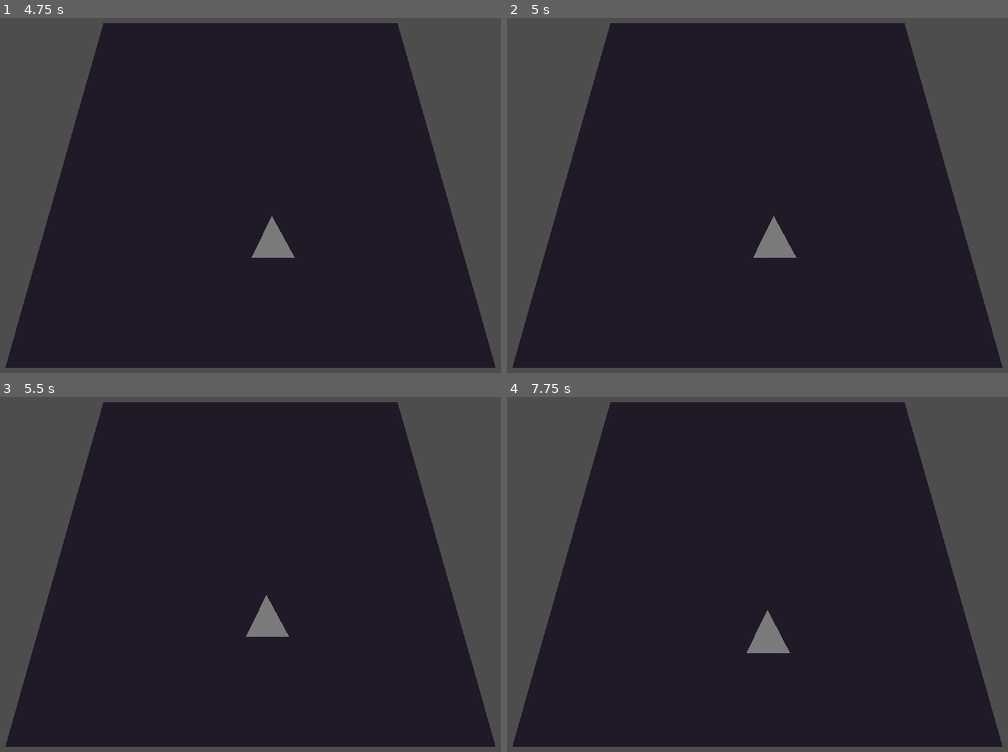
Above: before the commit, frames 1-4 (two rows, left to right).
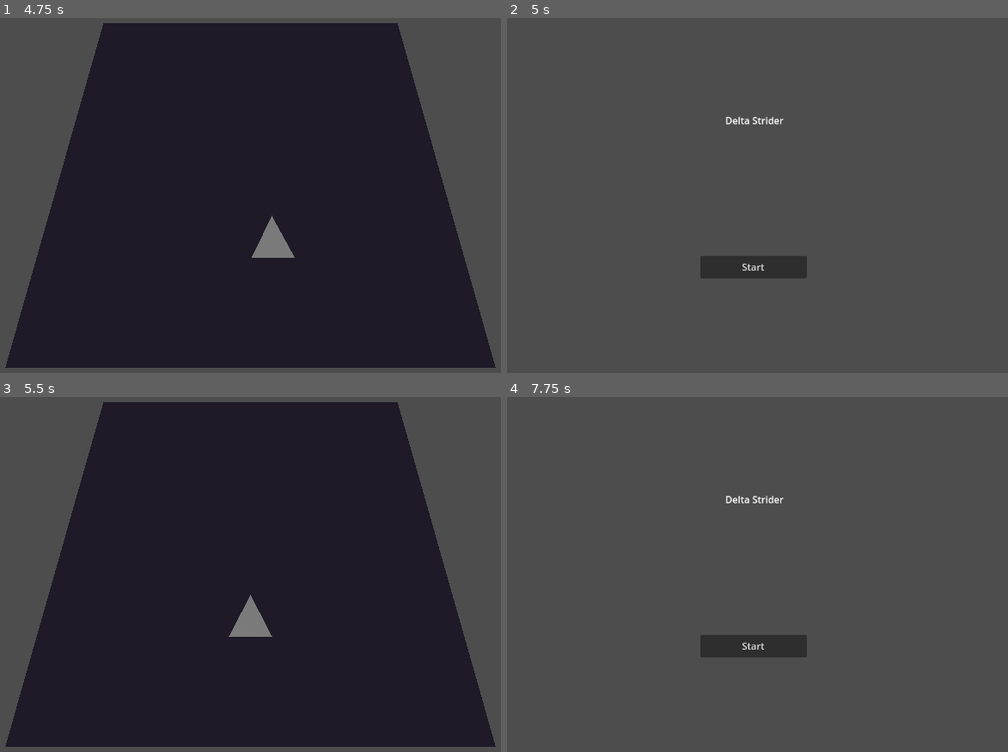
Above: after the commit, the same moments.

Repository: korinVR/TopDownShooterExample
Game: Godot game, scene res://main.tscn
Same seed, same stepped clock (60 frames per second), same inputs: the game is played once before the commit and once after it.
Inputs (mouse positions are in pixels of both pictures, inside the frame that each line leads up to):
- Up to frame 1 (4.75 s): click "Start" at 0.5 s; tap Enter (ui_accept) at 1.25, 1.52, 2.27, 3.77, 4.52 s; hold Right (ui_right) 1.28-2.03 s; hold Down (ui_down) 2.03-2.78 s; hold Right (ui_right) 2.78-3.53 s; hold Up (ui_up) 3.53-4.28 s; hold Left (ui_left) from 4.28 s (still down)
- Up to frame 2 (5 s): keep holding Left (ui_left); tap R (Reset, bound only after the commit) at 4.9 s
- Up to frame 3 (5.5 s): release Left (ui_left) at 5 s; click (245, 645) at 5 s, where only the run after the commit has a clickable "Start"
- Up to frame 4 (7.75 s): tap R (Reset, bound only after the commit) at 5.75 s; hold Left (ui_left) 5.78-6.53 s; tap Enter (ui_accept) at 6.02, 7.52 s; hold Down (ui_down) 6.53-7.28 s; hold Right (ui_right) from 7.28 s (still down)

Frame 1 is identical in both runs. In frame 2, 75% of the frame differs, in the area x 1-99%, y 1-99%; in frame 3, 0.6%; in frame 4, 75%.

Commit message:
Add reset action

Diff:
--- a/main.gd
+++ b/main.gd
@@ -20,11 +20,9 @@
 		player.global_transform = spwan_transform
 		game_scene.add_child(player)
 
-		break
+		while true:
+			if Input.is_action_just_pressed("Reset"):
+				break
+			await get_tree().create_timer(0).timeout
 
-#		while true:
-#			if Input.is_key_pressed(KEY_R):
-#				break
-#			await get_tree().create_timer(0).timeout
-#
-#		game_scene.queue_free()
+		game_scene.queue_free()
--- a/project.godot
+++ b/project.godot
@@ -14,3 +14,11 @@
 run/main_scene="res://main.tscn"
 config/features=PackedStringArray("4.0", "Forward Plus")
 config/icon="res://icon.svg"
+
+[input]
+
+Reset={
+"deadzone": 0.5,
+"events": [Object(InputEventKey,"resource_local_to_scene":false,"resource_name":"","device":0,"window_id":0,"alt_pressed":false,"shift_pressed":false,"ctrl_pressed":false,"meta_pressed":false,"pressed":false,"keycode":0,"physical_keycode":82,"unicode":0,"echo":false,"script":null)
+]
+}
